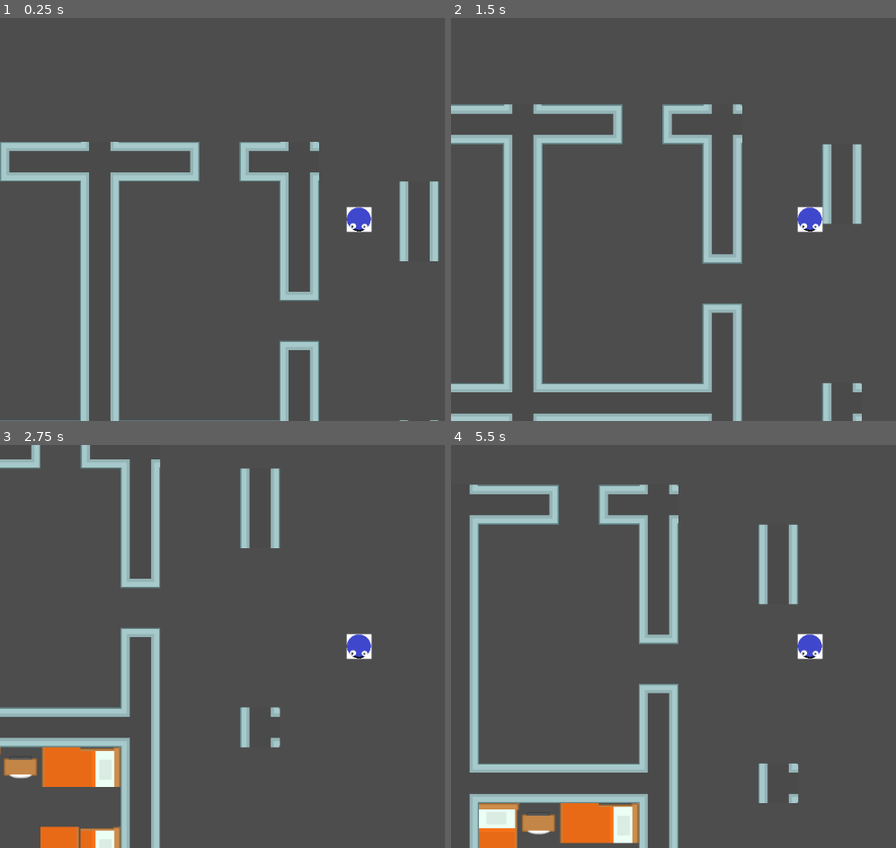
Above: before the commit, frames 1-4 (two rows, left to right).
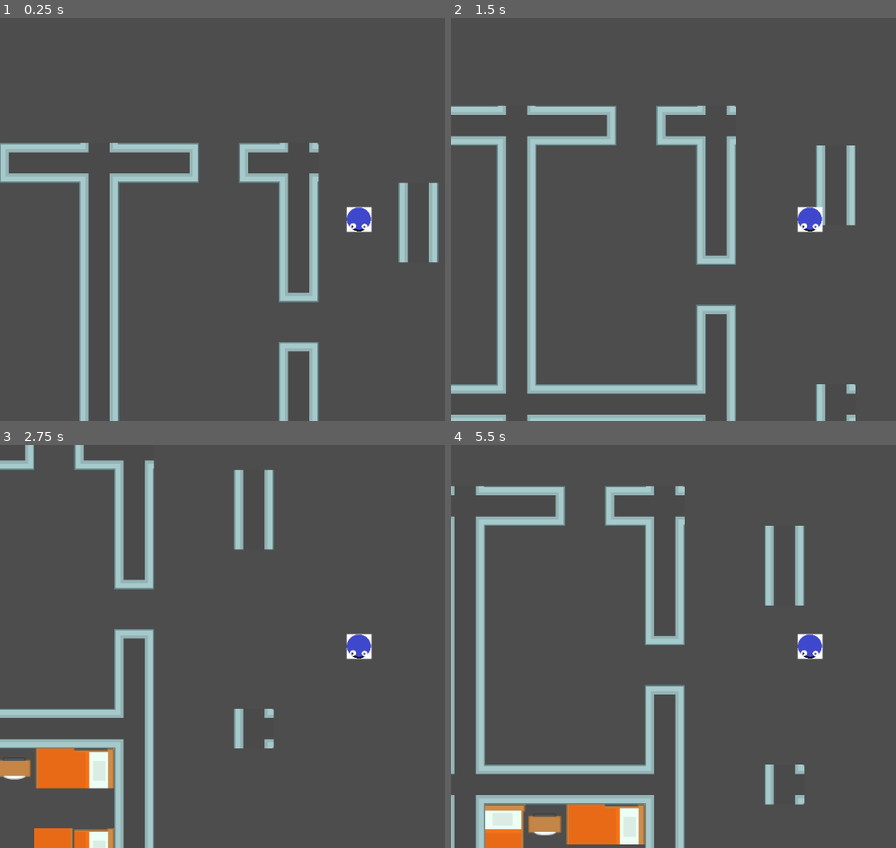
Above: after the commit, the same moments.

Repository: Tvorba-her-v-pohybu/cookie-monster
Game: Godot game, scene res://main.tscn
The game is run twice, just before and just after one commit, with the same random seed, the same clock (stepped at 60 frames per second) and the same inputs.
Inputs:
- Up to frame 1 (0.25 s): no input
- Up to frame 2 (1.5 s): tap Enter at 0.5 s; hold Right (ui_right) 0.53-1.28 s; tap Space at 1.25 s; hold Down (ui_down) from 1.28 s (still down)
- Up to frame 3 (2.75 s): release Down (ui_down) at 2.03 s; hold Right (ui_right) from 2.03 s (still down)
- Up to frame 4 (5.5 s): release Right (ui_right) at 2.78 s; hold Up (ui_up) 2.78-3.53 s; hold Left (ui_left) 3.53-5.03 s; tap Enter at 5 s; hold Down (ui_down) from 5.03 s (still down)

The runs differ from the first frame. In frame 1, 2.8% of the frame differs, in the area x 0-99%, y 30-100%; in frame 2, 11%; in frame 3, 9.3%; in frame 4, 12%, in the area x 0-80%, y 9-100%.

Commit message:
tileset upraven

Diff:
--- a/godot_project/main.tscn
+++ b/godot_project/main.tscn
@@ -1019,11 +1019,21 @@
 11:10/0/physics_layer_0/polygon_0/points = PackedVector2Array(32, -32, -32, -32, -32, -16, 32, -16)
 11:10/0/physics_layer_0/polygon_1/points = PackedVector2Array(-32, 16, -32, 32, 32, 32, 32, 16)
 12:10/0 = 0
+12:10/0/physics_layer_0/polygon_0/points = PackedVector2Array(32, -32, 32, -18.5, -32, -16, -32, -32)
+12:10/0/physics_layer_0/polygon_1/points = PackedVector2Array(-18, 17, -18.5, 32, -32, 32, -32, 17.5)
+12:10/0/physics_layer_0/polygon_2/points = PackedVector2Array(18, 17.5, 32, 18, 32, 32, 15.5, 32)
 13:10/0 = 0
+13:10/0/physics_layer_0/polygon_0/points = PackedVector2Array(-19, -18.5, -18, -32, -32, -32, -32, -18)
+13:10/0/physics_layer_0/polygon_1/points = PackedVector2Array(18, -17.5, 17.5, -32, 32, -32, 32, -17)
+13:10/0/physics_layer_0/polygon_2/points = PackedVector2Array(-32, 14, 32, 14, 32, 32, -32, 32)
 14:10/0 = 0
+14:10/0/physics_layer_0/polygon_0/points = PackedVector2Array(-32, -18.5, -32, -32, 32, -32, 32, 32, -32, 32, -32, 15.5, 15, 14, 17, -17.5)
 15:10/0 = 0
+15:10/0/physics_layer_0/polygon_0/points = PackedVector2Array(32, -32, 32, 32, -32, 32, -32, -32, -19, -32, -17, 13.5, 14.5, 14.5, 16.5, -32)
 16:10/0 = 0
+16:10/0/physics_layer_0/polygon_0/points = PackedVector2Array(32, -32, -32, -32, -32, 32, -17, 32, -21, -15, 32, -17)
 17:10/0 = 0
+17:10/0/physics_layer_0/polygon_0/points = PackedVector2Array(-32, -32, 32, -32, 32, 32, 18, 32, 18, -17, -32, -19)
 18:10/0 = 0
 19:10/0 = 0
 20:10/0 = 0
@@ -1130,11 +1140,21 @@
 11:11/0/physics_layer_0/polygon_0/points = PackedVector2Array(-32, -32, -32, 32, -16, 32, -16, -32)
 11:11/0/physics_layer_0/polygon_1/points = PackedVector2Array(16, -32, 16, 32, 32, 32, 32, -32)
 12:11/0 = 0
+12:11/0/physics_layer_0/polygon_0/points = PackedVector2Array(-32, -32, -17.5, -32, -18, 32, -32, 32)
+12:11/0/physics_layer_0/polygon_1/points = PackedVector2Array(17, -32, 32, -32, 32, -19, 16, -18.5)
+12:11/0/physics_layer_0/polygon_2/points = PackedVector2Array(16.5, 17, 32, 15.5, 32, 32, 18, 32)
 13:11/0 = 0
+13:11/0/physics_layer_0/polygon_0/points = PackedVector2Array(-32, -32, -19, -32, -18, -17, -32, -19)
+13:11/0/physics_layer_0/polygon_1/points = PackedVector2Array(16.5, -32, 17, 32, 32, 32, 32, -32)
+13:11/0/physics_layer_0/polygon_2/points = PackedVector2Array(-32, 15.5, -19.5, 16.5, -17, 32, -32, 32)
 14:11/0 = 0
+14:11/0/physics_layer_0/polygon_0/points = PackedVector2Array(-32, -32, 32, -32, 32, 32, 16.5, 32, 16, -15, -17.5, -17, -15.5, 32, -32, 32)
 15:11/0 = 0
+15:11/0/physics_layer_0/polygon_0/points = PackedVector2Array(32, -32, -32, -32, -32, 32, 32, 32, 32, 17, -15, 17, -17, -15, 32, -17)
 16:11/0 = 0
+16:11/0/physics_layer_0/polygon_0/points = PackedVector2Array(-32, -32, -32, 32, 32, 32, 32, 17.5, -18.5, 15.5, -18.5, -32)
 17:11/0 = 0
+17:11/0/physics_layer_0/polygon_0/points = PackedVector2Array(16.5, -32, 32, -32, 32, 32, -32, 32, -32, 17.5, 17.5, 15)
 18:11/0 = 0
 19:11/0 = 0
 20:11/0 = 0
@@ -1230,15 +1250,29 @@
 6:12/0 = 0
 7:12/0 = 0
 8:12/0 = 0
+8:12/0/physics_layer_0/polygon_0/points = PackedVector2Array(-24, -26.5, -25.5, 23.5, 23, 19, 21.5, -24)
 9:12/0 = 0
+9:12/0/physics_layer_0/polygon_0/points = PackedVector2Array(17, 17, 32, 17.5, 32, 32, 15.5, 32)
 10:12/0 = 0
+10:12/0/physics_layer_0/polygon_0/points = PackedVector2Array(-32, 16.5, -17.5, 16, -18, 32, -32, 32)
 11:12/0 = 0
+11:12/0/physics_layer_0/polygon_0/points = PackedVector2Array(-18.5, 17, -32, 17.5, -32, 32, -19, 32)
+11:12/0/physics_layer_0/polygon_1/points = PackedVector2Array(17, 16, 32, 17.5, 32, 32, 17, 32)
 12:12/0 = 0
+12:12/0/physics_layer_0/polygon_0/points = PackedVector2Array(-32, -32, -18, -32, -18, -20, -32, -21)
+12:12/0/physics_layer_0/polygon_1/points = PackedVector2Array(16, -32, 16, -18, 32, -17.5, 32, -32)
 13:12/0 = 0
+13:12/0/physics_layer_0/polygon_0/points = PackedVector2Array(-32, -32, -20, -32, -19, 32, -32, 32)
 14:12/0 = 0
+14:12/0/physics_layer_0/polygon_0/points = PackedVector2Array(16.5, -32, 32, -32, 32, 32, 17, 32)
 15:12/0 = 0
 16:12/0 = 0
+16:12/0/physics_layer_0/polygon_0/points = PackedVector2Array(-18.5, -20.5, -19, -32, -32, -32, -32, -20)
+16:12/0/physics_layer_0/polygon_1/points = PackedVector2Array(16.5, -32, 16.5, -18, 32, -18.5, 32, -32)
+16:12/0/physics_layer_0/polygon_2/points = PackedVector2Array(17.5, 17, 32, 15.5, 32, 32, 17, 32)
+16:12/0/physics_layer_0/polygon_3/points = PackedVector2Array(-17.5, 17, -32, 16, -32, 32, -18, 32)
 17:12/0 = 0
+17:12/0/physics_layer_0/polygon_0/points = PackedVector2Array(-25, -24.5, 24, -26.5, 24, 21, -24.5, 22.5)
 18:12/0 = 0
 19:12/0 = 0
 20:12/0 = 0
@@ -1335,14 +1369,25 @@
 7:13/0 = 0
 8:13/0 = 0
 9:13/0 = 0
+9:13/0/physics_layer_0/polygon_0/points = PackedVector2Array(15.5, -32, 32, -32, 32, -17.5, 16.5, -18)
 10:13/0 = 0
+10:13/0/physics_layer_0/polygon_0/points = PackedVector2Array(-32, -32, -21, -32, -19, -22, -32, -21)
 11:13/0 = 0
+11:13/0/physics_layer_0/polygon_0/points = PackedVector2Array(32, -32, 16.5, -32, 16.5, -18, 32, -19)
+11:13/0/physics_layer_0/polygon_1/points = PackedVector2Array(17, 16.5, 32, 16, 32, 32, 15.5, 32)
 12:13/0 = 0
+12:13/0/physics_layer_0/polygon_0/points = PackedVector2Array(-32, -32, -18, -32, -18, -22, -32, -21)
+12:13/0/physics_layer_0/polygon_1/points = PackedVector2Array(-32, 16, -18, 17.5, -17.5, 32, -32, 32)
 13:13/0 = 0
+13:13/0/physics_layer_0/polygon_0/points = PackedVector2Array(-32, -32, 32, -32, 32, -19.5, -32, -20.5)
 14:13/0 = 0
+14:13/0/physics_layer_0/polygon_0/points = PackedVector2Array(-32, 16, -32, 32, 32, 32, 32, 16.5)
 15:13/0 = 0
+15:13/0/physics_layer_0/polygon_0/points = PackedVector2Array(32, -32, -32, -32, -32, 32, 32, 32)
 16:13/0 = 0
+16:13/0/physics_layer_0/polygon_0/points = PackedVector2Array(-25, -18.5, -19.5, -21.5, -15, -25.5, -7, -32, -1, -32, 6, -32, 10, -32, 13, -25, 20.5, -22, 22, -17, 25.5, -12.5, 26.5, -8.5, 28, -2.5, 28, 2, 26.5, 8.5, 25.5, 13.5, 22, 16.5, 17, 20, 13.5, 23.5, 7.5, 27, 2.5, 28, -5, 27.5, -11.5, 25.5, -17.5, 22.5, -23, 17.5, -26.5, 12, -32, 5, -32, -1.5, -28, -7, -27.5, -12.5)
 17:13/0 = 0
+17:13/0/physics_layer_0/polygon_0/points = PackedVector2Array(1, -22.5, -7.5, -18, -11, -15.5, -14.5, -12.5, -17, -8, -18.5, -4.5, -18.5, -2.5, -18.5, 0, -18, 3, -17, 6.5, -14.5, 11, -11, 15.5, -10.5, 15.5, -4, 18, 0.5, 18, 6, 18, 9, 17, 12.5, 14, 15.5, 10.5, 18.5, 5.5, 19.5, -3, 14, -10.5, 4.5, -18.5)
 18:13/0 = 0
 19:13/0 = 0
 20:13/0 = 0
@@ -1437,16 +1482,36 @@
 5:14/0 = 0
 6:14/0 = 0
 7:14/0 = 0
+7:14/0/physics_layer_0/polygon_0/points = PackedVector2Array(-1.5, -32, -32, -32, -32, 28.5, -2.5, 32)
 8:14/0 = 0
+8:14/0/physics_layer_0/polygon_0/points = PackedVector2Array(-32, -32, -32, -6, 32, -5, 32, -32, -40, -35)
 9:14/0 = 0
+9:14/0/physics_layer_0/polygon_0/points = PackedVector2Array(-18, -20, -17.5, -32, -32, -32, -32, -18)
+9:14/0/physics_layer_0/polygon_1/points = PackedVector2Array(16.5, -32, 17, -20, 32, -19.5, 32, -32)
+9:14/0/physics_layer_0/polygon_2/points = PackedVector2Array(-32, 17, -18.5, 16.5, -17.5, 32, -32, 32)
 10:14/0 = 0
+10:14/0/physics_layer_0/polygon_0/points = PackedVector2Array(-32, -32, -18, -32, -17, -18, -32, -18)
+10:14/0/physics_layer_0/polygon_1/points = PackedVector2Array(32, -32, 17, -32, 17.5, -18, 32, -17)
+10:14/0/physics_layer_0/polygon_2/points = PackedVector2Array(17, 16, 32, 16.5, 32, 32, 17, 32)
 11:14/0 = 0
+11:14/0/physics_layer_0/polygon_0/points = PackedVector2Array(-32, -32, -17, -32, -17, 32, -32, 32)
+11:14/0/physics_layer_0/polygon_1/points = PackedVector2Array(16, -32, 32, -32, 32, -18.5, 17, -18.5)
 12:14/0 = 0
+12:14/0/physics_layer_0/polygon_0/points = PackedVector2Array(-32, -32, -19, -32, -17, -18, -32, -19)
+12:14/0/physics_layer_0/polygon_1/points = PackedVector2Array(16.5, -32, 32, -32, 32, 32, 16, 32)
 13:14/0 = 0
+13:14/0/physics_layer_0/polygon_0/points = PackedVector2Array(-32, 16.5, -18, 17.5, -18, 32, -32, 32)
+13:14/0/physics_layer_0/polygon_1/points = PackedVector2Array(-32, -32, -32, -19.5, 32, -18, 32, -32)
 14:14/0 = 0
+14:14/0/physics_layer_0/polygon_0/points = PackedVector2Array(17, 17.5, 17, 32, 32, 32, 32, 15.5)
+14:14/0/physics_layer_0/polygon_1/points = PackedVector2Array(-32, -17.5, -32, -32, 32, -32, 32, -18)
 15:14/0 = 0
+15:14/0/physics_layer_0/polygon_0/points = PackedVector2Array(16, -32, 15.5, -21.5, 32, -19, 32, -32)
+15:14/0/physics_layer_0/polygon_1/points = PackedVector2Array(-32, 16.5, -18, 16, -18.5, 32, -32, 32)
 16:14/0 = 0
+16:14/0/physics_layer_0/polygon_0/points = PackedVector2Array(-32, -32, -32, -17.5, -16, -16.5, -16, 13.5, -32, 15.5, -32, 32, -2.5, 32, 0, -32)
 17:14/0 = 0
+17:14/0/physics_layer_0/polygon_0/points = PackedVector2Array(-32, -32, -32, -2.5, 32, -2.5, 32, -32, 17, -32, 17, -15, -17.5, -18, -17, -32)
 18:14/0 = 0
 19:14/0 = 0
 20:14/0 = 0
@@ -1541,16 +1606,36 @@
 5:15/0 = 0
 6:15/0 = 0
 7:15/0 = 0
+7:15/0/physics_layer_0/polygon_0/points = PackedVector2Array(-32, 1.5, -32, 32, 32, 32, 32, 1)
 8:15/0 = 0
+8:15/0/physics_layer_0/polygon_0/points = PackedVector2Array(1, -32, 32, -32, 32, 28.5, 0, 32)
 9:15/0 = 0
+9:15/0/physics_layer_0/polygon_0/points = PackedVector2Array(-32, -32, -17, -32, -20, -20, -32, -19)
+9:15/0/physics_layer_0/polygon_1/points = PackedVector2Array(-17.5, 16.5, -32, 16.5, -32, 32, -17, 32)
+9:15/0/physics_layer_0/polygon_2/points = PackedVector2Array(17.5, 17.5, 17.5, 32, 32, 32, 32, 16)
 10:15/0 = 0
+10:15/0/physics_layer_0/polygon_0/points = PackedVector2Array(16, -32, 32, -32, 32, -18.5, 16.5, -19)
+10:15/0/physics_layer_0/polygon_1/points = PackedVector2Array(17, 16.5, 16.5, 32, 32, 32, 32, 15.5)
+10:15/0/physics_layer_0/polygon_2/points = PackedVector2Array(-18, 16.5, -32, 16, -32, 32, -18, 32)
 11:15/0 = 0
+11:15/0/physics_layer_0/polygon_0/points = PackedVector2Array(-32, -32, -17.5, -32, -17.5, 32, -32, 32)
+11:15/0/physics_layer_0/polygon_1/points = PackedVector2Array(17.5, 16.5, 32, 17, 32, 32, 16, 32)
 12:15/0 = 0
+12:15/0/physics_layer_0/polygon_0/points = PackedVector2Array(-32, 15.5, -17, 16.5, -17.5, 32, -32, 32)
+12:15/0/physics_layer_0/polygon_1/points = PackedVector2Array(17.5, -32, 32, -32, 32, 32, 17.5, 32)
 13:15/0 = 0
+13:15/0/physics_layer_0/polygon_0/points = PackedVector2Array(-32, -19, -32, -32, -17.5, -32, -18, -18.5)
+13:15/0/physics_layer_0/polygon_1/points = PackedVector2Array(-32, 16.5, 32, 16, 32, 32, -32, 32)
 14:15/0 = 0
+14:15/0/physics_layer_0/polygon_0/points = PackedVector2Array(16.5, -32, 32, -32, 32, -17.5, 17, -18.5)
+14:15/0/physics_layer_0/polygon_1/points = PackedVector2Array(-32, 17, -32, 32, 32, 32, 32, 16)
 15:15/0 = 0
+15:15/0/physics_layer_0/polygon_0/points = PackedVector2Array(-17.5, -32, -17.5, -17.5, -32, -18, -32, -32)
+15:15/0/physics_layer_0/polygon_1/points = PackedVector2Array(17, 17.5, 32, 16.5, 32, 32, 17, 32)
 16:15/0 = 0
+16:15/0/physics_layer_0/polygon_0/points = PackedVector2Array(-16.5, 13.5, -18, 32, -32, 32, -32, -1, 32, 0, 32, 32, 16.5, 32, 16, 15.5)
 17:15/0 = 0
+17:15/0/physics_layer_0/polygon_0/points = PackedVector2Array(3, -32, 32, -32, 32, 32, 1, 32)
 18:15/0 = 0
 19:15/0 = 0
 20:15/0 = 0
@@ -7496,9 +7581,10 @@
 radius = 19.2354
 
 [node name="Node2D" type="Node2D"]
+position = Vector2(-10, -2)
 
 [node name="TileMapLayer" type="TileMapLayer" parent="."]
-position = Vector2(0, 3)
+position = Vector2(-1, 5)
 tile_map_data = PackedByteArray("AAD+////AAALAAoAAFD+/wAAAAALAAoAAFABAAAAAAALAAoAAFABAP//AAALAAoAAFD+/wEAAAAPAAoAAAD+/w …(2400 unchanged characters)…
 tile_set = SubResource("TileSet_lmocr")
 
@@ -7510,6 +7596,7 @@
 texture = ExtResource("2_mtvoh")
 
 [node name="CollisionShape2D" type="CollisionShape2D" parent="CharacterBody2D"]
+scale = Vector2(0.48, 0.48)
 shape = SubResource("CircleShape2D_mbsvm")
 
 [node name="Camera2D" type="Camera2D" parent="CharacterBody2D"]
